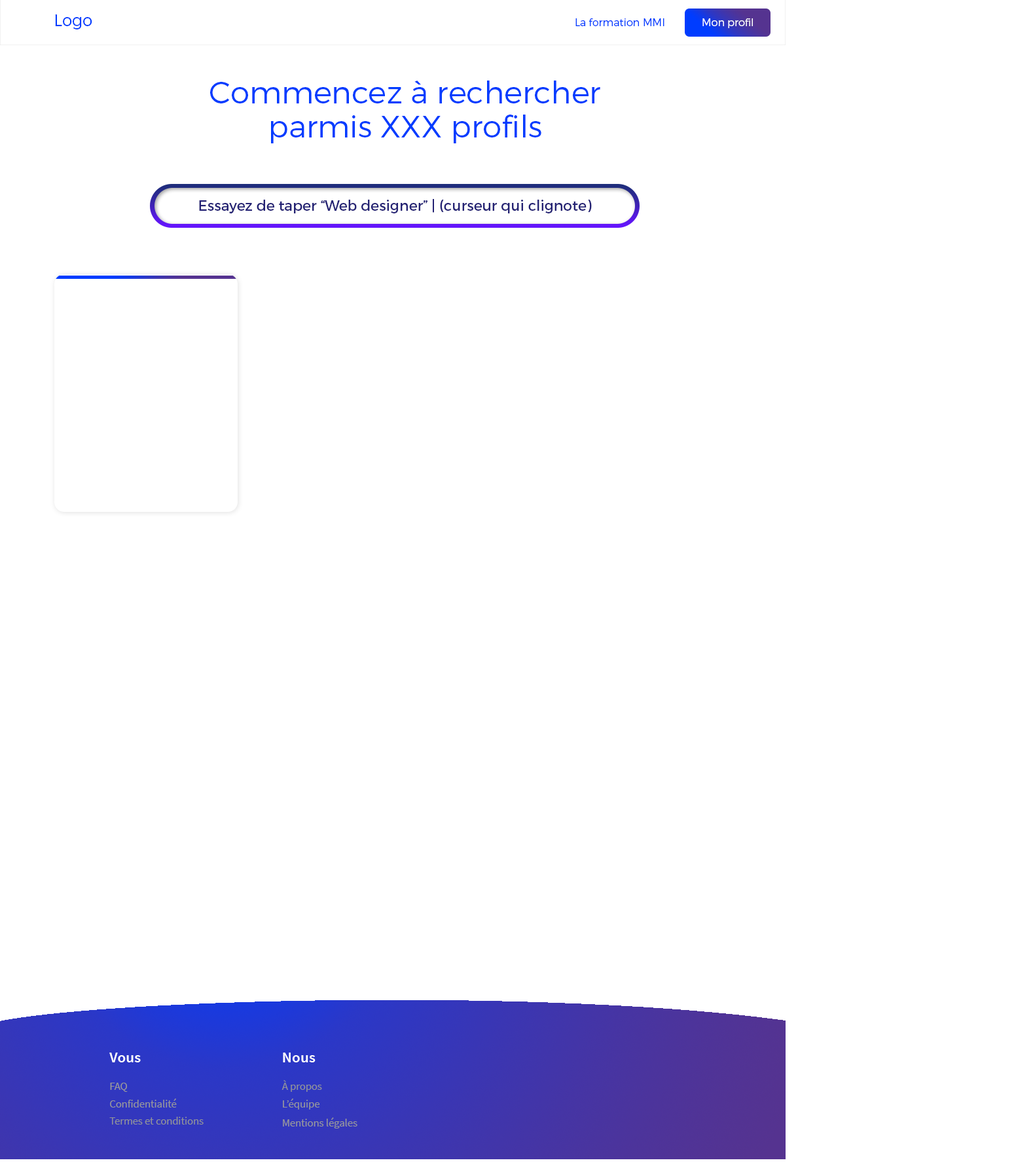
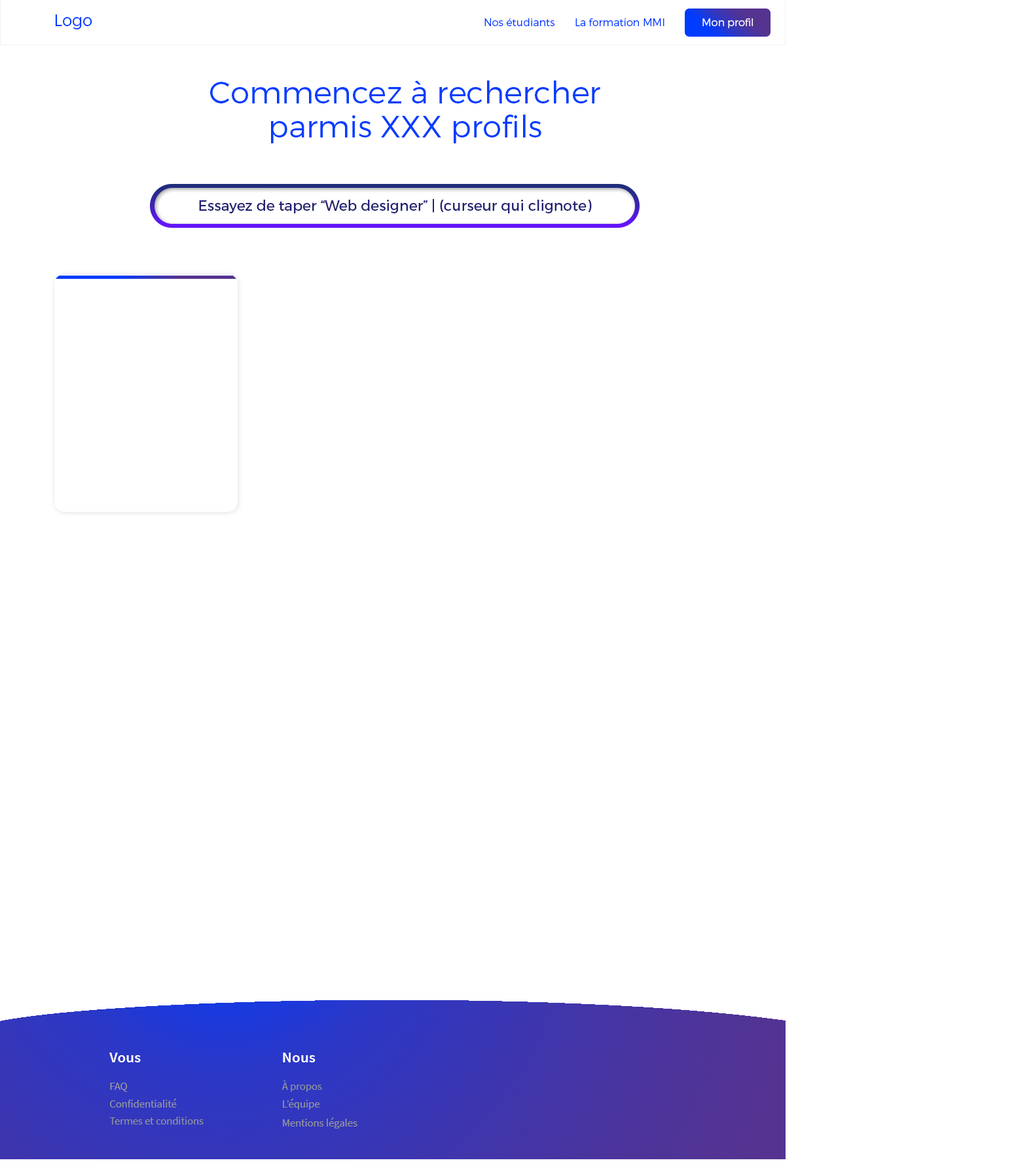
Layers edited between the first and the second 1016 × 1173 image:
added layer "Nos étudiants" in group "Header" over 484, 18, 555, 27
